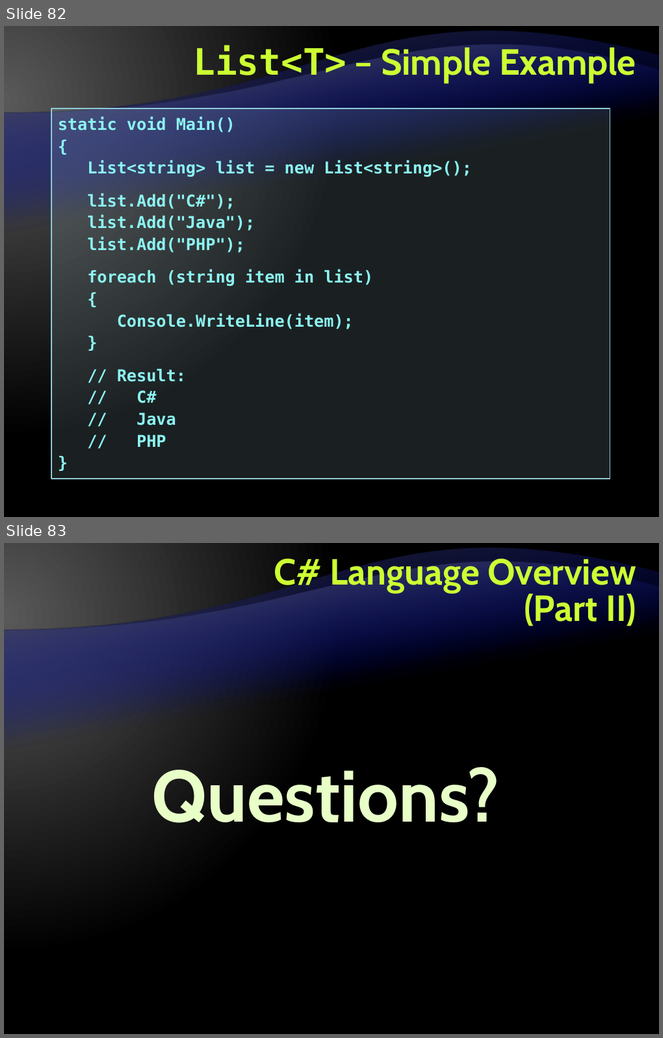
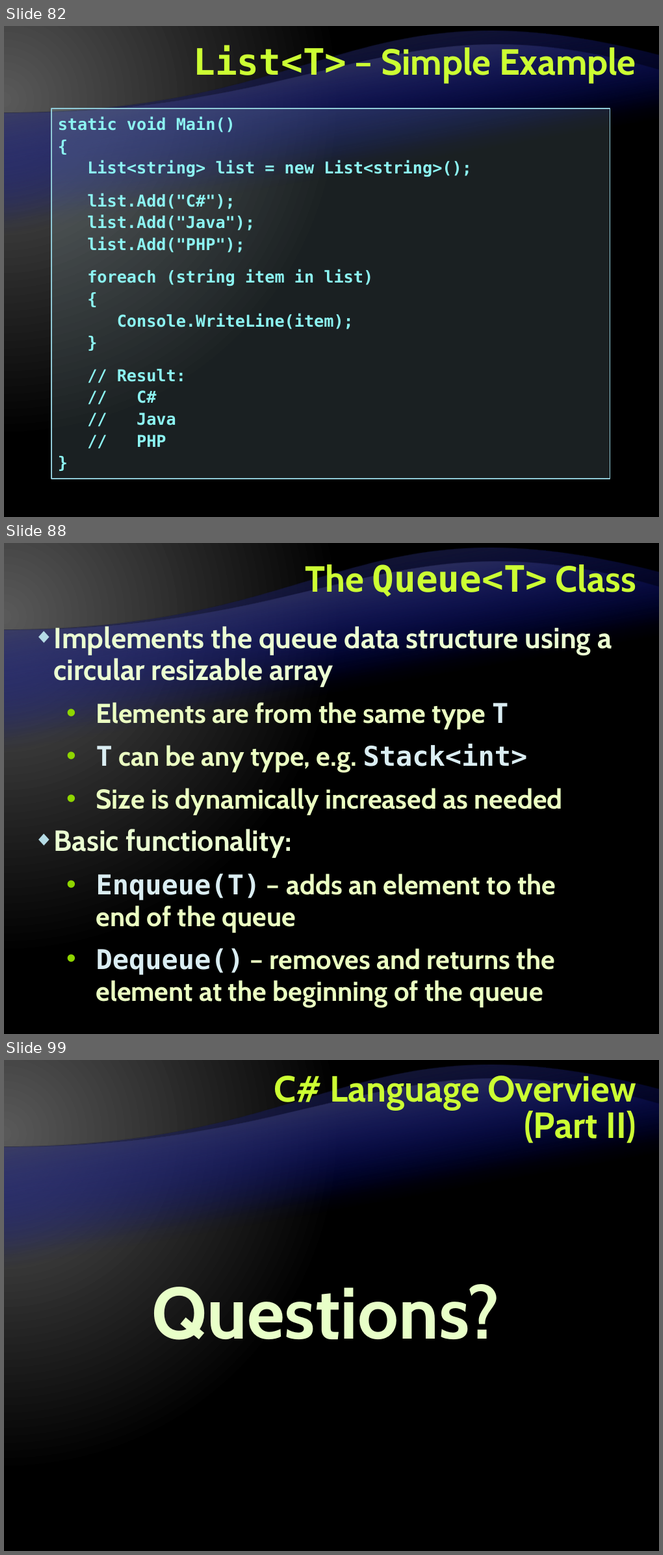
Before and after one commit to Graveheart/aspnetcourse, a slide deck: lectures/3. C# Language Overview - Part II.pptx. Shown one above the other, each under a label of ours: slides 82 and 83 before the commit, slides 82, 88 and 99 after it; the slides between them are not shown. The pictures are 663x1038 and 663x1555 pixels, drawn with LibreOffice and Linux fonts; fonts in the diff are those of the drawing; background and template pictures are left out. Boxes give left, top, right and bottom in pixels: in the first picture for what was removed or moved away, otherwise in the second. Text is boxed around its words. In the diff, an @@ line names an element or a change of style, - is before the commit and + after.

```diff
--- a/lectures/3. C# Language Overview - Part II.pptx
+++ b/lectures/3. C# Language Overview - Part II.pptx
@@ slide 88 added at [4,543,659,1034], background gradient #595959 to #000000; not listed: 2 template elements that a slide beside it also shows @@
@@ title added at [306,561,636,597], 40 pt, text #CCFF33, bold @@
+The Queue<T> Class
@@ text added at [54,626,612,1008], 30 pt, text #EBFFC2, bold @@
+◆ Implements the queue data structure using a circular resizable array
+  • Elements are from the same type T
+  • T can be any type, e.g. Stack<int>
+  • Size is dynamically increased as needed
+◆ Basic functionality:
+  • Enqueue(T) – adds an element to the
+    end of the queue
+  • Dequeue() – removes and returns the element at the beginning of the queue
@@ what was slide 83 is now slide 99 @@
```
Also in this commit, not shown: 15 other slides added.
